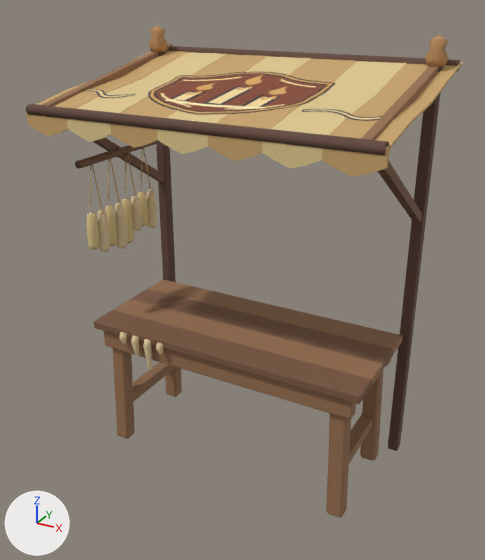
Renders of the glTF model assets/models/market/stall_candlemaker.glb from each side of a commit.
Camera for both pictures: a 50 mm lens placed at (1.7, -3.12, 2.72), pointed at (0.01, -0.05, 1.19). The axes (+X, +Y, +Z) are drawn at lower left. The lights are the same throughout. The picture after the commit comes second. Vertices at exactly the same position are counted once.

In view in the first picture: 'stall_candlemaker'.
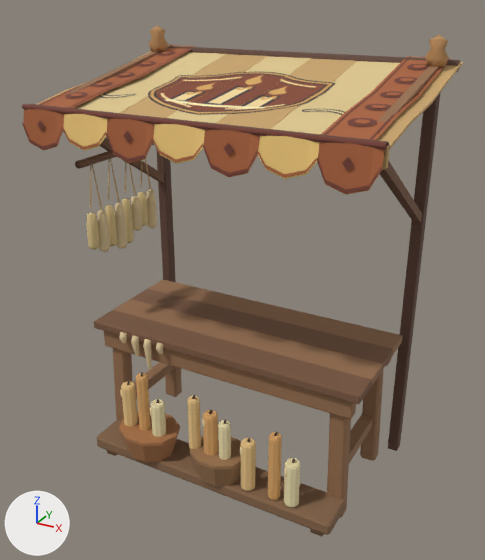
The change, as a list of edits to the scene's bpy script:
```text
Add mat_carved_wood__cloth_and_stone:
    mat_carved_wood__cloth_and_stone = bpy.data.materials.new('Carved wood, cloth and stone')
    mat_carved_wood__cloth_and_stone.use_nodes = True; mat_carved_wood__cloth_and_stone.node_tree.nodes.clear()
    _N = mat_carved_wood__cloth_and_stone.node_tree.nodes; _L = mat_carved_wood__cloth_and_stone.node_tree.links
    n0 = _N.new('ShaderNodeBsdfPrincipled'); n0.name = 'Principled BSDF'
    n0.inputs[2].default_value = 0.92  # 'Roughness'
    n1 = _N.new('ShaderNodeOutputMaterial'); n1.name = 'Material Output'
    n2 = _N.new('ShaderNodeVertexColor'); n2.name = 'Color Attribute'
    _L.new(n0.outputs[0], n1.inputs[0])  # 'BSDF' to 'Surface'
    _L.new(n2.outputs[0], n0.inputs[0])  # 'Color' to 'Base Color'
Change me_stall_candlemaker:
    used by ob_stall_candlemaker; location = (0.0, 0.0, 0.0)
    remove me_stall_candlemaker.from_pydata(...)  # 1218 vertices, 2170 faces; spans x -0.95..0.95, y -0.6..0.6, z 0.0..2.5
    add me_stall_candlemaker.from_pydata(...)  # 2392 vertices, 3898 faces; spans x -0.95..0.95, y -0.64..0.6, z 0.0..2.5
    me_stall_candlemaker part 1: a new loose piece, an 8-sided cylinder along x spanning x -0.946..0.946, y -0.616..-0.588, z 2.144..2.172, in mat_carved_wood__cloth_and_stone
    me_stall_candlemaker part 2: 734 vertices added at x -0.77..0.8, y -0.61..-0.29, z 0.0..0.68
    me_stall_candlemaker part 3: 416 vertices added at x -0.94..0.94, y -0.64..0.59, z 1.96..2.38
    other edits to the shape of me_stall_candlemaker do not show in these pictures
    add me_stall_candlemaker.materials.append(mat_carved_wood__cloth_and_stone)
```

Where the change shows, as pixel boxes (x1, y1, x2, y2) in the pictures (485 x 560 px):
'stall_candlemaker', reshaped: before (26, 25, 463, 518); after (22, 25, 463, 537)
part 1 of me_stall_candlemaker, added: after (22, 104, 387, 150)
part 2 of me_stall_candlemaker, added (brown): after (97, 372, 345, 537)
part 3 of me_stall_candlemaker, added (orange): after (22, 45, 451, 194)
